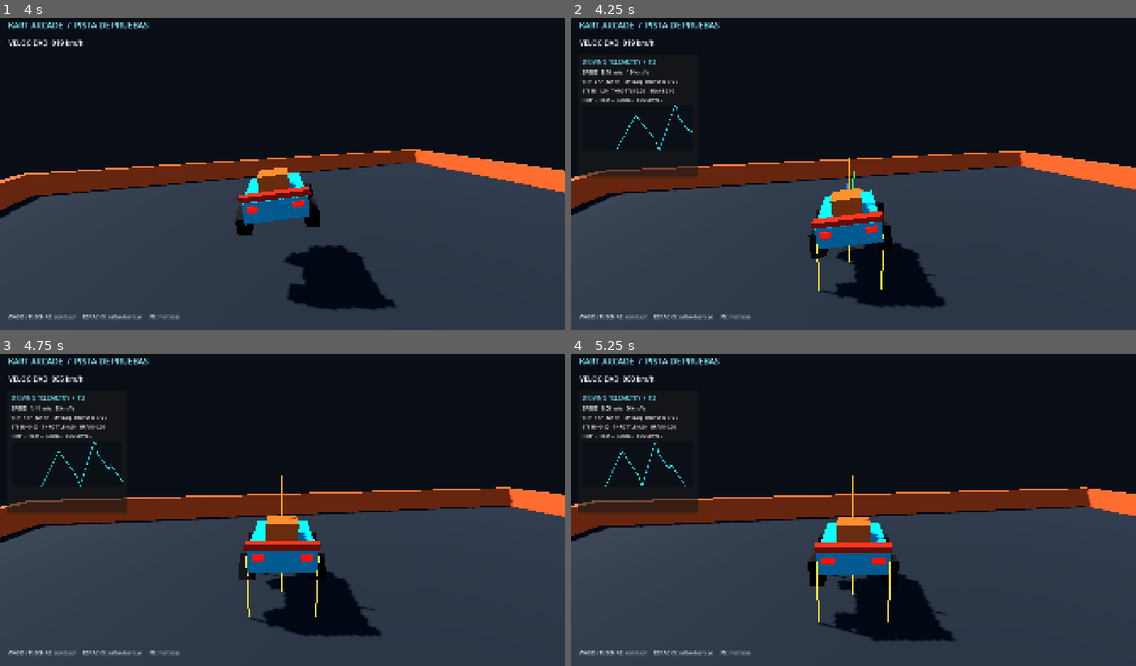
Above: before the commit, frames 1-4 (two rows, left to right).
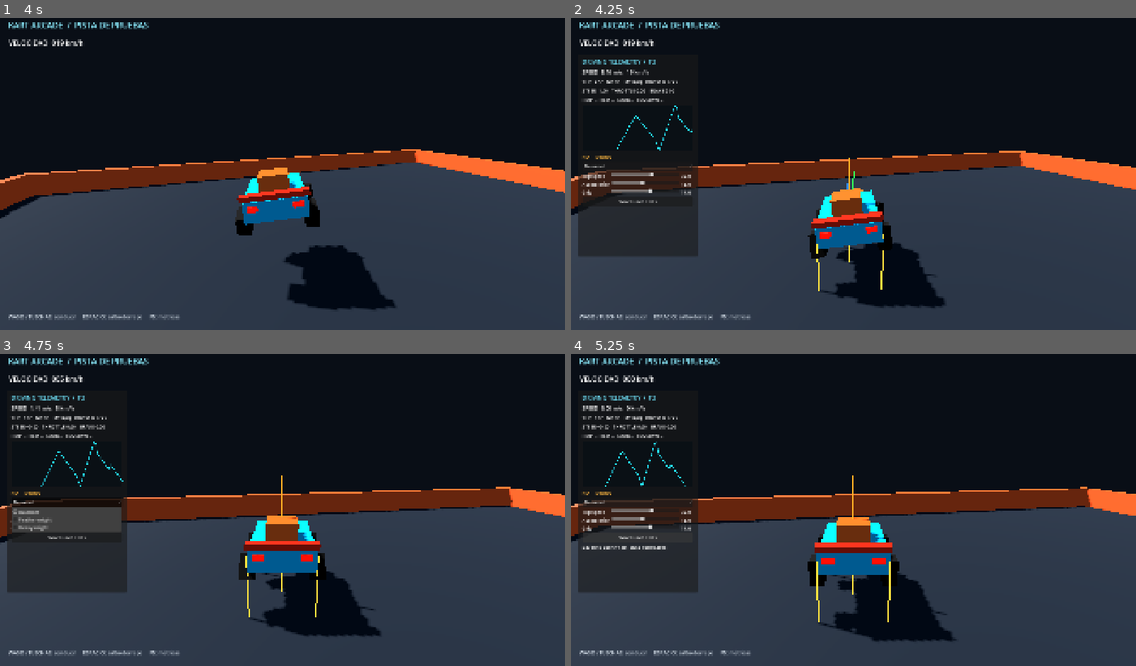
Above: after the commit, the same moments.

Repository: GammaYoshimura/kart
Game: Godot game, scene res://scenes/gameplay/playground.tscn
Two runs of this game, one before a commit and one after it. Both use one fixed random seed, a clock stepped at 60 frames per second and the inputs below.
Inputs (mouse positions are in pixels of both pictures, inside the frame that each line leads up to):
- Up to frame 1 (4 s): hold D (steer_right) 0.53-1.28 s; hold Q (aim_backward) 0.53-1.28 s; tap Space (drift_hop) at 0.77, 1.52, 3.02, 3.77 s; hold S (brake_reverse) 1.28-2.03 s; tap Page Down (toggle_perf_overlay) at 1.35, 3.6 s; hold D (steer_right) 2.03-2.78 s; hold E (use_item) 2.03-2.78 s; hold W (accelerate) 2.78-3.53 s; tap Q (aim_backward) at 2.85 s; hold A (steer_left) from 3.53 s (still down)
- Up to frame 2 (4.25 s): keep holding A (steer_left); tap Down (toggle_driving_debug) at 4.15 s
- Up to frame 3 (4.75 s): release A (steer_left) at 4.25 s; click (67, 503) at 4.25 s, where only the run after the commit has a clickable "Balanced"
- Up to frame 4 (5.25 s): click (638, 538) at 5 s, where only the run after the commit has a clickable "Save tuned stats"

Frame 1 is identical in both runs. In frame 2, 5.5% of the frame differs, in the area x 1-23%, y 44-77%; in frame 3, 5.9%; in frame 4, 5.5%.

Commit message:
feat: add kart hot tuning panel

Diff:
--- a/src/simulation/kart/kart_sim_body.gd
+++ b/src/simulation/kart/kart_sim_body.gd
@@ -326,6 +326,18 @@
 	var sphere: SphereShape3D = SphereShape3D.new()
 	sphere.radius = stats.collision_sphere_radius
 	collision_shape.shape = sphere
+	for raycast: RayCast3D in _ground_raycasts:
+		raycast.target_position = Vector3.DOWN * (stats.collision_sphere_radius + stats.ground_snap_distance + 0.5)
+
+
+func apply_stats_resource(new_stats: KartStatsResource) -> void:
+	if new_stats == null or not new_stats.is_valid():
+		push_error("Cannot apply invalid kart stats.")
+		return
+	stats = new_stats
+	floor_max_angle = deg_to_rad(stats.max_driveable_slope_deg)
+	floor_snap_length = stats.ground_snap_distance
+	_ensure_collision_shape()
 
 
 func _setup_ground_raycasts() -> void:
--- a/src/ui/debug/driving_debug_overlay.gd
+++ b/src/ui/debug/driving_debug_overlay.gd
@@ -8,6 +8,14 @@
 @onready var _input_label: Label = $Panel/Margin/VBox/Input
 @onready var _buttons_label: Label = $Panel/Margin/VBox/Buttons
 @onready var _graph: Control = $Panel/Margin/VBox/SpeedGraph
+@onready var _preset: OptionButton = $Panel/Margin/VBox/Tuning/Preset
+@onready var _max_speed_slider: HSlider = $Panel/Margin/VBox/Tuning/SpeedRow/MaxSpeed
+@onready var _acceleration_slider: HSlider = $Panel/Margin/VBox/Tuning/AccelerationRow/Acceleration
+@onready var _grip_slider: HSlider = $Panel/Margin/VBox/Tuning/GripRow/Grip
+@onready var _max_speed_value: Label = $Panel/Margin/VBox/Tuning/SpeedRow/Value
+@onready var _acceleration_value: Label = $Panel/Margin/VBox/Tuning/AccelerationRow/Value
+@onready var _grip_value: Label = $Panel/Margin/VBox/Tuning/GripRow/Value
+@onready var _save_status: Label = $Panel/Margin/VBox/Tuning/SaveStatus
 
 var _target: KartSimBody
 var _speed_history: Array[float] = []
@@ -19,6 +27,18 @@
 	_panel.visible = false
 	if _target == null:
 		push_error("DrivingDebugOverlay requires a KartSimBody target.")
+		return
+	_preset.add_item("Balanced")
+	_preset.add_item("Featherweight")
+	_preset.add_item("Heavyweight")
+	var preset_error: int = _preset.item_selected.connect(_on_preset_selected)
+	var speed_error: int = _max_speed_slider.value_changed.connect(_on_tuning_changed)
+	var acceleration_error: int = _acceleration_slider.value_changed.connect(_on_tuning_changed)
+	var grip_error: int = _grip_slider.value_changed.connect(_on_tuning_changed)
+	var save_error: int = ($Panel/Margin/VBox/Tuning/SaveButton as Button).pressed.connect(_on_save_pressed)
+	if preset_error != OK or speed_error != OK or acceleration_error != OK or grip_error != OK or save_error != OK:
+		push_error("DrivingDebugOverlay failed to connect tuning controls.")
+	_sync_tuning_controls()
 
 
 func _process(delta: float) -> void:
@@ -56,3 +76,41 @@
 
 func _on_off(value: bool) -> String:
 	return "ON" if value else "--"
+
+
+func _on_preset_selected(index: int) -> void:
+	var preset_paths: Array[String] = [
+		"res://resources/karts/stats_balanced.tres",
+		"res://resources/karts/stats_featherweight.tres",
+		"res://resources/karts/stats_heavyweight.tres",
+	]
+	var source: KartStatsResource = load(preset_paths[clampi(index, 0, preset_paths.size() - 1)]) as KartStatsResource
+	_target.apply_stats_resource(source.duplicate(true) as KartStatsResource)
+	_sync_tuning_controls()
+
+
+func _on_tuning_changed(_value: float = 0.0) -> void:
+	if _target == null:
+		return
+	_target.stats.max_speed_forward = _max_speed_slider.value
+	_target.stats.base_acceleration = _acceleration_slider.value
+	_target.stats.lateral_grip_grounded = _grip_slider.value
+	_max_speed_value.text = "%.1f" % _max_speed_slider.value
+	_acceleration_value.text = "%.1f" % _acceleration_slider.value
+	_grip_value.text = "%.1f" % _grip_slider.value
+	_save_status.text = "Unsaved tuning"
+
+
+func _sync_tuning_controls() -> void:
+	_max_speed_slider.value = _target.stats.max_speed_forward
+	_acceleration_slider.value = _target.stats.base_acceleration
+	_grip_slider.value = _target.stats.lateral_grip_grounded
+	_max_speed_value.text = "%.1f" % _max_speed_slider.value
+	_acceleration_value.text = "%.1f" % _acceleration_slider.value
+	_grip_value.text = "%.1f" % _grip_slider.value
+	_save_status.text = ""
+
+
+func _on_save_pressed() -> void:
+	var save_error: Error = ResourceSaver.save(_target.stats, "user://kart_stats_tuned.tres")
+	_save_status.text = "Saved to user://kart_stats_tuned.tres" if save_error == OK else "Save failed: %s" % error_string(save_error)
--- a/src/ui/debug/driving_debug_overlay.tscn
+++ b/src/ui/debug/driving_debug_overlay.tscn
@@ -10,7 +10,7 @@
 offset_left = 24.0
 offset_top = 142.0
 offset_right = 430.0
-offset_bottom = 560.0
+offset_bottom = 830.0
 
 [node name="Margin" type="MarginContainer" parent="Panel"]
 theme_override_constants/margin_left = 14
@@ -43,3 +43,88 @@
 custom_minimum_size = Vector2(360, 155)
 layout_mode = 2
 script = ExtResource("2_graph")
+
+[node name="Tuning" type="VBoxContainer" parent="Panel/Margin/VBox"]
+theme_override_constants/separation = 5
+
+[node name="TuningTitle" type="Label" parent="Panel/Margin/VBox/Tuning"]
+theme_override_font_sizes/font_size = 16
+theme_override_colors/font_color = Color(1, 0.72, 0.25, 1)
+text = "HOT TUNING"
+
+[node name="Preset" type="OptionButton" parent="Panel/Margin/VBox/Tuning"]
+layout_mode = 2
+
+[node name="SpeedRow" type="HBoxContainer" parent="Panel/Margin/VBox/Tuning"]
+layout_mode = 2
+
+[node name="Name" type="Label" parent="Panel/Margin/VBox/Tuning/SpeedRow"]
+custom_minimum_size = Vector2(95, 0)
+layout_mode = 2
+text = "Top speed"
+
+[node name="MaxSpeed" type="HSlider" parent="Panel/Margin/VBox/Tuning/SpeedRow"]
+custom_minimum_size = Vector2(190, 0)
+layout_mode = 2
+size_flags_horizontal = 3
+min_value = 20.0
+max_value = 40.0
+step = 0.5
+value = 32.0
+
+[node name="Value" type="Label" parent="Panel/Margin/VBox/Tuning/SpeedRow"]
+custom_minimum_size = Vector2(42, 0)
+layout_mode = 2
+text = "32.0"
+
+[node name="AccelerationRow" type="HBoxContainer" parent="Panel/Margin/VBox/Tuning"]
+layout_mode = 2
+
+[node name="Name" type="Label" parent="Panel/Margin/VBox/Tuning/AccelerationRow"]
+custom_minimum_size = Vector2(95, 0)
+layout_mode = 2
+text = "Acceleration"
+
+[node name="Acceleration" type="HSlider" parent="Panel/Margin/VBox/Tuning/AccelerationRow"]
+custom_minimum_size = Vector2(190, 0)
+layout_mode = 2
+size_flags_horizontal = 3
+min_value = 8.0
+max_value = 30.0
+step = 0.5
+value = 18.0
+
+[node name="Value" type="Label" parent="Panel/Margin/VBox/Tuning/AccelerationRow"]
+custom_minimum_size = Vector2(42, 0)
+layout_mode = 2
+text = "18.0"
+
+[node name="GripRow" type="HBoxContainer" parent="Panel/Margin/VBox/Tuning"]
+layout_mode = 2
+
+[node name="Name" type="Label" parent="Panel/Margin/VBox/Tuning/GripRow"]
+custom_minimum_size = Vector2(95, 0)
+layout_mode = 2
+text = "Grip"
+
+[node name="Grip" type="HSlider" parent="Panel/Margin/VBox/Tuning/GripRow"]
+custom_minimum_size = Vector2(190, 0)
+layout_mode = 2
+size_flags_horizontal = 3
+min_value = 3.0
+max_value = 22.0
+step = 0.5
+value = 14.0
+
+[node name="Value" type="Label" parent="Panel/Margin/VBox/Tuning/GripRow"]
+custom_minimum_size = Vector2(42, 0)
+layout_mode = 2
+text = "14.0"
+
+[node name="SaveButton" type="Button" parent="Panel/Margin/VBox/Tuning"]
+layout_mode = 2
+text = "Save tuned stats"
+
+[node name="SaveStatus" type="Label" parent="Panel/Margin/VBox/Tuning"]
+layout_mode = 2
+text = ""
Not shown, changed: docs/ROADMAP_PROGRESS.md
